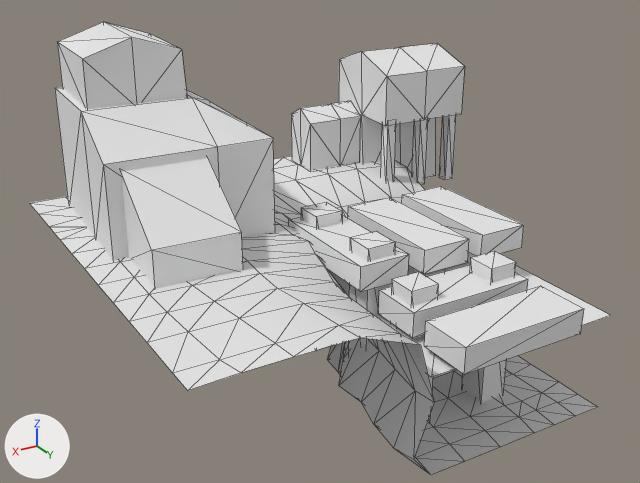
Two versions of the OBJ model Project_ThirdPerson/mge_v18_student_version/assets/ThirdPerson/models/Harbour_Top_Left.obj, one commit apart.
Both versions are drawn from a camera (50 mm lens) standing at (0.948, 1.663, 0.977) and looking at (-0.033, 0.027, 0.159). The axes (+X, +Y, +Z) are drawn at lower left. The lights are the same throughout. Mesh edges are drawn as thin lines. Where no turn or scale is listed for an object, it has been applied to the vertices.

The older version as bpy lines, for what is in view:
```python
me_harbour_top_left = bpy.data.meshes.new('Harbour_Top_Left')
me_harbour_top_left.from_pydata(...)  # 365 vertices, 558 faces; spans x -0.637..0.5, y -0.5..0.542, z -0.198..0.627
me_harbour_top_left.materials.append(mat_harbour_top_left_initialshadinggroup)  # white #e7e7e7
ob_harbour_top_left = bpy.data.objects.new('Harbour_Top_Left', me_harbour_top_left)
ob_harbour_top_left.location = (0.0, 0.0, 0.0)
```
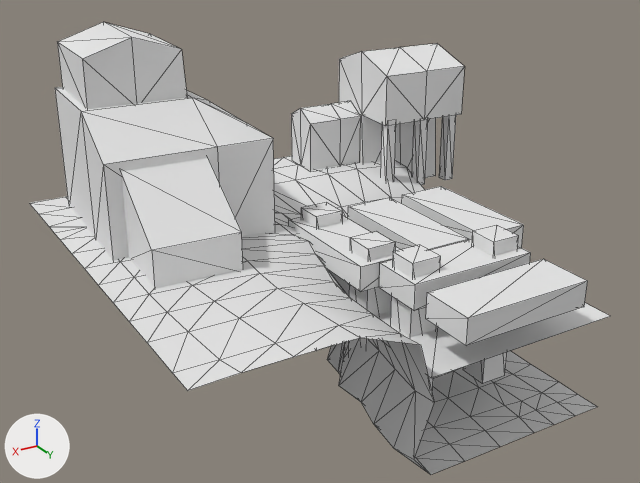
Location of each change, (x1, y1, x2, y2) in pixels of the pictures (640 x 483 px; the box of a moved part takes in the faces that stretch with it):
```json
{"object": "Harbour_Top_Left", "change": "reshaped", "before": [29, 22, 611, 475], "after": [29, 22, 610, 475]}
{"part": 1, "of": "me_harbour_top_left", "change": "moved or reshaped", "before": [390, 272, 439, 423], "after": [390, 245, 441, 391]}
{"part": 2, "of": "me_harbour_top_left", "change": "moved or reshaped", "before": [461, 251, 516, 403], "after": [463, 225, 519, 384]}
{"part": 3, "of": "me_harbour_top_left", "change": "moved or reshaped", "before": [424, 286, 584, 374], "after": [426, 259, 588, 346]}
{"part": 4, "of": "me_harbour_top_left", "change": "moved or reshaped", "before": [378, 265, 528, 338], "after": [379, 239, 531, 311]}
```

Scene script edits in JSON lines:
```json
{"block": "me_harbour_top_left", "where": "me_harbour_top_left.from_pydata(...)  # 365 vertices, 558 faces; spans x -0.637..0.5, y -0.5..0.542, z -0.198..0.627"}
{"block": "me_harbour_top_left", "where": "# used by ob_harbour_top_left; location = (0.0, 0.0, 0.0)"}
{"block": "me_harbour_top_left", "change": "me_harbour_top_left part 1: the loose piece of 8 vertices spanning x -0.132..-0.062, y 0.277..0.348, z -0.198..0.158 is moved by (0.0, 0.0, 0.064)"}
{"block": "me_harbour_top_left", "change": "me_harbour_top_left part 2: the loose piece of 8 vertices spanning x -0.348..-0.277, y 0.277..0.348, z -0.198..0.158 is moved by (0.0, 0.0, 0.064)"}
{"block": "me_harbour_top_left", "change": "me_harbour_top_left part 3: the loose piece of 8 vertices spanning x -0.362..-0.049, y 0.415..0.542, z 0.065..0.124 is moved by (0.0, 0.0, 0.064)"}
{"block": "me_harbour_top_left", "change": "me_harbour_top_left part 4: the loose piece of 8 vertices spanning x -0.362..-0.049, y 0.25..0.377, z 0.065..0.124 is moved by (0.0, 0.0, 0.064)"}
```
